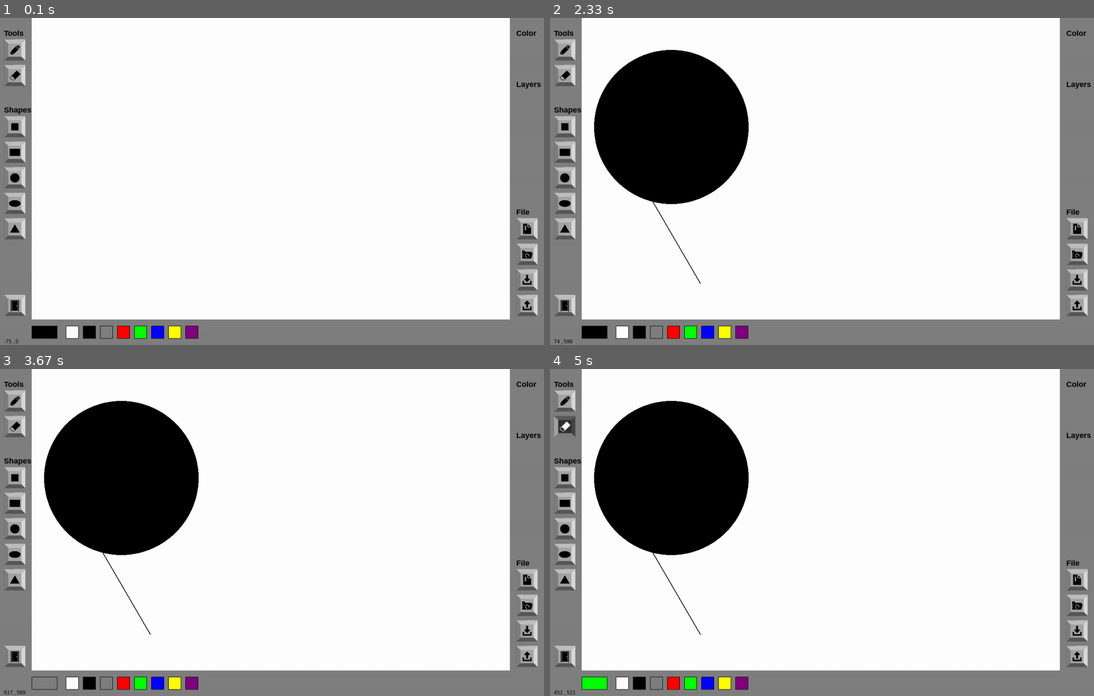
Above: before the commit, frames 1-4 (two rows, left to right).
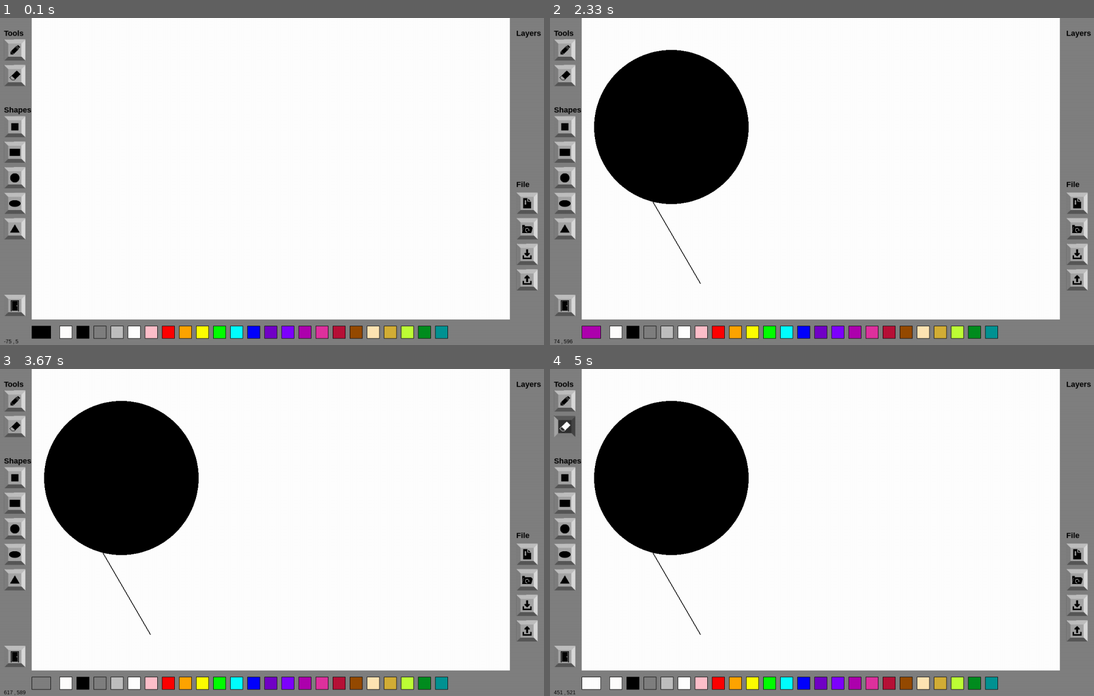
Above: after the commit, the same moments.

Repository: andrewkb1004-del/Drawing-Pygame-Software-andrewkb1004-del
Game: pygame game, started from src/project.py
The game is run twice, just before and just after one commit, with the same random seed, the same clock (stepped at 60 frames per second) and the same inputs.
Inputs (mouse positions are in pixels of both pictures, inside the frame that each line leads up to):
- Up to frame 1 (0.1 s): no input
- Up to frame 2 (2.33 s): press the mouse at (1077, 279) at 0.37 s; move the mouse to (936, 184) at 0.47 s; release the mouse at (800, 93) at 0.6 s; press the mouse at (566, 178) at 0.7 s; move the mouse to (593, 227) at 0.8 s; release the mouse at (626, 276) at 0.93 s; click (745, 204) at 1.05 s; press the mouse at (566, 50) at 1.37 s; move the mouse to (631, 165) at 1.47 s; release the mouse at (702, 282) at 1.6 s; press the mouse at (566, 50) at 1.7 s; move the mouse to (658, 171) at 1.8 s; release the mouse at (751, 295) at 1.93 s; press the mouse at (854, 331) at 2.03 s; move the mouse to (734, 302) at 2.13 s; release the mouse at (615, 273) at 2.27 s
- Up to frame 3 (3.67 s): press the mouse at (337, 682) at 2.37 s; move the mouse to (201, 620) at 2.47 s; release the mouse at (65, 558) at 2.6 s; press the mouse at (527, 552) at 2.7 s; move the mouse to (331, 499) at 2.8 s; release the mouse at (136, 447) at 2.93 s; press the mouse at (304, 682) at 3.03 s; move the mouse to (206, 548) at 3.13 s; release the mouse at (103, 418) at 3.27 s; press the mouse at (97, 682) at 3.37 s; move the mouse to (195, 650) at 3.47 s; release the mouse at (293, 620) at 3.6 s
- Up to frame 4 (5 s): press the mouse at (1077, 552) at 3.7 s; move the mouse to (919, 591) at 3.8 s; release the mouse at (762, 630) at 3.93 s; press the mouse at (566, 424) at 4.03 s; move the mouse to (686, 506) at 4.13 s; release the mouse at (811, 588) at 4.27 s; press the mouse at (783, 682) at 4.37 s; move the mouse to (843, 656) at 4.47 s; release the mouse at (898, 630) at 4.6 s; press the mouse at (686, 682) at 4.7 s; move the mouse to (729, 637) at 4.8 s; release the mouse at (773, 591) at 4.93 s

The runs differ from the first frame. In frame 1, 3.0% of the frame differs, in the area x 9-100%, y 3-99%; in frame 2, 3.1%, in the area x 5-100%, y 3-99%; in frame 3, 2.9%; in frame 4, 3.1%.

Commit message:
1.  Added new colors 2. Shifted right bar display buttons and texts up.

Diff:
--- a/src/project.py
+++ b/src/project.py
@@ -335,7 +335,7 @@
     button_x = screen_width - edge_padding - button_w
     button_y = 50
 
-    #color_button = Button(
+    # color_button = Button(
     #    x=button_x, y=button_y, width=button_w, height=button_h,
     #    inactive_image=os.path.join("assets", "color_inactive.png"), active_image=os.path.join("assets", "color_active.png"),
     #    tool="color wheel",
@@ -343,7 +343,7 @@
     #    action=set_active_tool # Pass the function reference
     #)
 
-    button_y = button_y + (button_h + button_padding)*7
+    button_y = button_y + (button_h + button_padding)*6
     save_button = Button(
         x=button_x, y=button_y, width=button_w, height=button_h,
         inactive_image=os.path.join("assets", "save.png"), active_image=os.path.join("assets", "save.png"),
@@ -380,23 +380,38 @@
     )
 
     global misc_buttons_list
-    #misc_buttons_list.extend([color_button, save_button, load_button, import_button, export_button])
+    # misc_buttons_list.extend([color_button, save_button, load_button, import_button, export_button])
     misc_buttons_list.extend([save_button, load_button, import_button, export_button])
 
 def create_color_buttons(x_edge_padding, y_edge_padding, button_padding, button_w, button_h, screen_height):
     # --- Create right side buttons ---
-    button_x = x_edge_padding + 50 + x_edge_padding + (button_w + button_padding)*2
+    button_x = x_edge_padding + 35 + x_edge_padding + (button_w + button_padding)*2
     button_y = screen_height - button_h - y_edge_padding
 
     colors = {
         "Eraser" : TRANSPARENT_BG,
         "Black"  : BLACK,
         "Gray"   : GRAY,
+        "Silver" : SILVER,
+        "White"  : WHITE,
+        "Pink"   : PINK,
         "Red"    : RED,
+        "Orange" : ORANGE,
+        "Yellow" : YELLOW,
         "Green"  : GREEN,
+        "Cyan"   : CYAN,
         "Blue"   : BLUE,
-        "Yellow" : YELLOW,
-        "Purple" : PURPLE
+        "Indigo" : INDIGO,
+        "Violet" : VIOLET,
+        "Purple" : PURPLE,
+        "Magenta": MAGENTA,
+        "Maroon" : MAROON,
+        "Brown"  : BROWN,
+        "Peach"  : PEACH,
+        "Gold"   : GOLD,
+        "Lime"   : LIME,
+        "Forest" : FOREST,
+        "Aqua"   : AQUA,
     }
 
     global color_buttons_list
@@ -473,7 +488,7 @@
     create_color_buttons(edge_padding, edge_padding, button_padding, color_button_w, color_button_h, screen_height)
 
     current_color_button = Button(
-        x=x_canvas_border_width, y=screen_height - color_button_h - edge_padding, width=color_button_w*2, height=color_button_h,
+        x=x_canvas_border_width, y=screen_height - color_button_h - edge_padding, width=color_button_w*1.5, height=color_button_h,
         inactive_color=current_color, active_color=current_color,
         border_color=BLACK,
         tool="color",
@@ -648,9 +663,9 @@
         screen.blit(font.render("Tools"  , True, BLACK), (edge_padding, 50-25))
         screen.blit(font.render("Shapes" , True, BLACK), (edge_padding, 50-25+(button_h+button_padding)*3))
         # Right side
-        screen.blit(font.render("Color"  , True, BLACK), (screen_width - edge_padding - button_w, 50-25))
-        screen.blit(font.render("Layers" , True, BLACK), (screen_width - edge_padding - button_w, 50-25+(button_h+button_padding)*2))
-        screen.blit(font.render("File"   , True, BLACK), (screen_width - edge_padding - button_w, 50-25+(button_h+button_padding)*7))
+        # screen.blit(font.render("Color"  , True, BLACK), (screen_width - edge_padding - button_w, 50-25))
+        screen.blit(font.render("Layers" , True, BLACK), (screen_width - edge_padding - button_w, 50-25))
+        screen.blit(font.render("File"   , True, BLACK), (screen_width - edge_padding - button_w, 50-30+(button_h+button_padding)*6))
 
         # Display mouse coordinate at the bottom left of the screen
         mouse_pos = pygame.mouse.get_pos()
@@ -677,13 +692,27 @@
 if __name__ == "__main__":
     # Define some colors
     BLACK = (0, 0, 0)
+    GRAY = (128, 128, 128)
+    SILVER = (192, 192, 192)
     WHITE = (255, 255, 255)
-    GRAY = (128, 128, 128)
+    PINK = (255, 192, 203)
     RED = (255, 0, 0)
+    ORANGE = (255, 165, 0)
+    YELLOW = (255, 255, 0)
     GREEN = (0, 255, 0)
+    CYAN = (0, 255, 255)
     BLUE = (0, 0, 255)
-    YELLOW = (255, 255, 0)
-    PURPLE = (128, 0, 128)
+    INDIGO = (115, 0, 200)
+    VIOLET = (127, 0, 255)
+    PURPLE = (175, 0, 175)
+    MAGENTA = (224, 51, 159)
+    MAROON = (184, 18, 56)
+    BROWN = (150, 75, 0)
+    PEACH = (255, 229, 180)
+    GOLD = (212, 175, 55)
+    LIME = (191, 255, 55)
+    FOREST = (1, 142, 32)
+    AQUA = (0, 148, 148)
     CANVAS_BG = WHITE
     SCREEN_BG = GRAY
     TOOLTIP_BG = (255, 255, 200)
